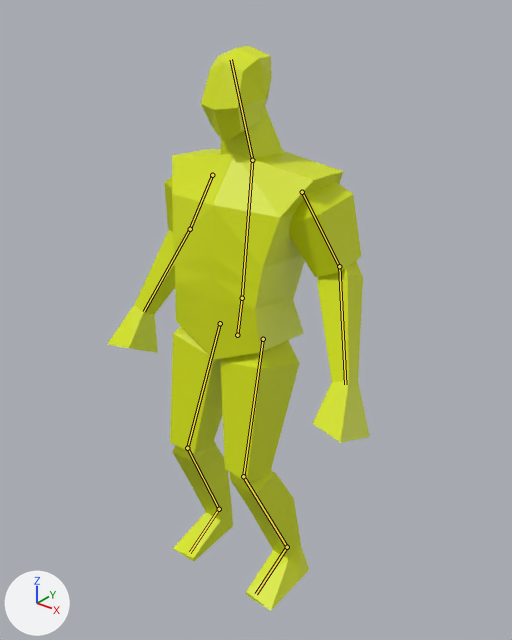
A saved change to the Blender file Godot/Blender/Behold_A_Man/behold_a_man.blend.
Before and after are seen from a 50 mm camera at (1.316, -1.577, 1.975) aimed at (0.002, 0.065, 0.957). Every picture has the same lights, and +X, +Y and +Z are marked at lower left. Both versions are drawn at frame 26 of the action 'roll'; the numbers are the values there. The bones that bend it are drawn over the model as lines.
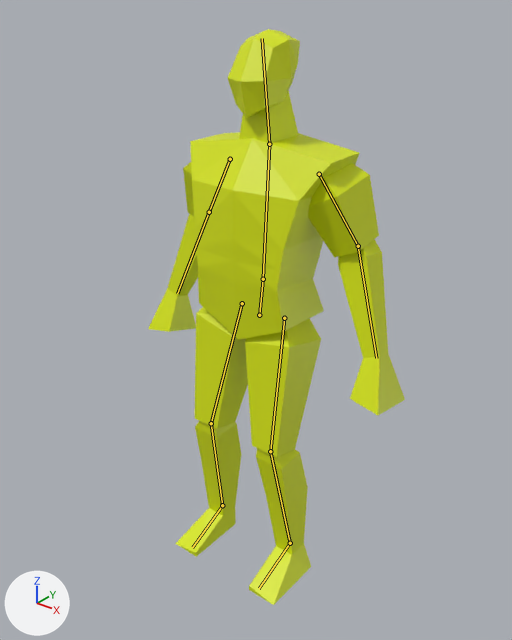
Where the change shows, as pixel boxes (x1, y1, x2, y2) in the pictures (512 x 640 px):
'Cube', posed
    before: (108, 45, 370, 611)
    after: (148, 29, 405, 605)
bone 'body_lower', root to tip
    before: (237, 335) to (242, 298)
    after: (259, 315) to (263, 279)
bone 'head', root to tip
    before: (252, 160) to (231, 59)
    after: (269, 144) to (262, 38)
bone 'lowerarm.l', root to tip
    before: (339, 266) to (345, 384)
    after: (358, 246) to (376, 358)
bone 'lowerarm.r', root to tip
    before: (190, 229) to (144, 311)
    after: (209, 212) to (177, 293)

The edits, one by one:
Bone 'body_lower' (bone_body_lower) moves from (0.0, -0.051, 0.023) to (0.0, -0.012, -0.088).
Bone 'body_lower' (bone_body_lower) turns from (-7, 0, 0) to (-3, 0, 0) degrees about its own x, y and z.
Bone 'head' (bone_head) turns from (11, 0, 0) to (-3, 0, 0) degrees about its own x, y and z.
Bone 'lowerarm.l' (bone_lowerarm_l) moves from (0.0, 0.0, 0.005) to (0.0, 0.0, 0.0).
Bone 'lowerarm.l' (bone_lowerarm_l) turns from (13, -4, 0) to (3, -1, 0) degrees about its own x, y and z.
Bone 'lowerarm.r' (bone_lowerarm_r) moves from (0.0, 0.0, -0.005) to (0.0, 0.0, 0.0).
Bone 'lowerarm.r' (bone_lowerarm_r) turns from (12, 6, -1) to (3, 1, 0) degrees about its own x, y and z.
Bone 'iklegpole.l' (bone_iklegpole_l) moves from (0.037, -0.274, -0.413) to (0.002, 0.0, -0.022).
Bone 'iklegpole.l' (bone_iklegpole_l) turns from (-20, 180, 2) to (0, 0, 0) degrees about its own x, y and z.
Bone 'iklegtarget.l' (bone_iklegtarget_l) moves from (-0.009, -0.029, -0.008) to (0.0, 0.0, 0.0).
Bone 'iklegtarget.l' (bone_iklegtarget_l) turns from (-3, 0, 0) to (0, 0, 0) degrees about its own x, y and z.
Bone 'iklegpole.r' (bone_iklegpole_r) moves from (-0.037, -0.274, -0.413) to (-0.002, 0.0, -0.022).
Bone 'iklegpole.r' (bone_iklegpole_r) turns from (-20, -180, -2) to (0, 0, 0) degrees about its own x, y and z.
Bone 'iklegtarget.r' (bone_iklegtarget_r) moves from (-0.007, -0.029, -0.009) to (0.0, 0.0, 0.0).
Bone 'iklegtarget.r' (bone_iklegtarget_r) turns from (-3, 0, 0) to (0, 0, 0) degrees about its own x, y and z.
